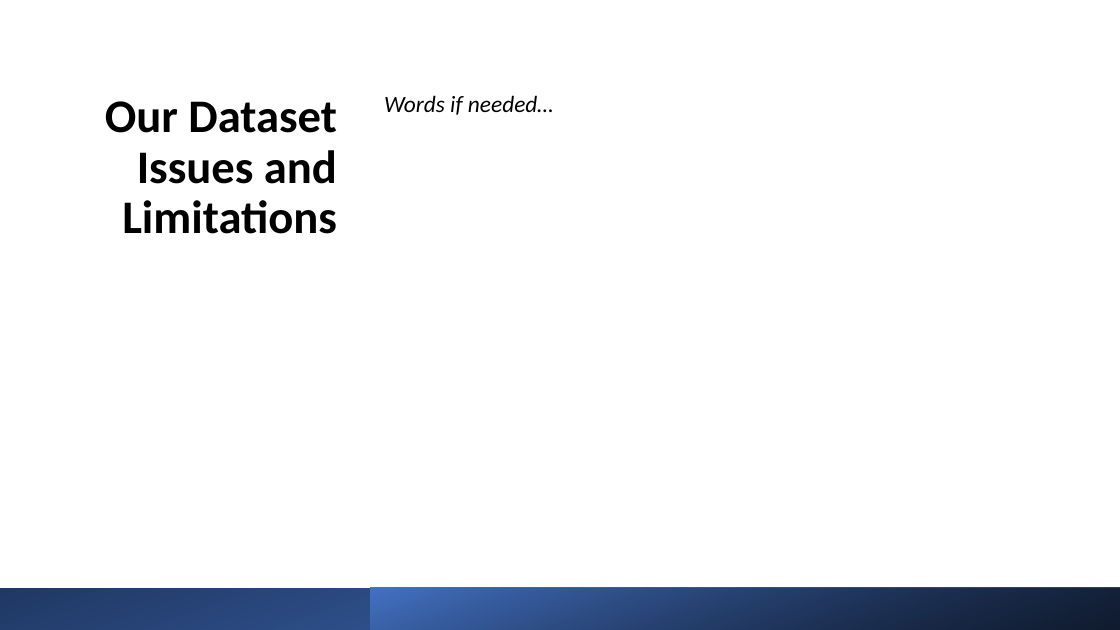
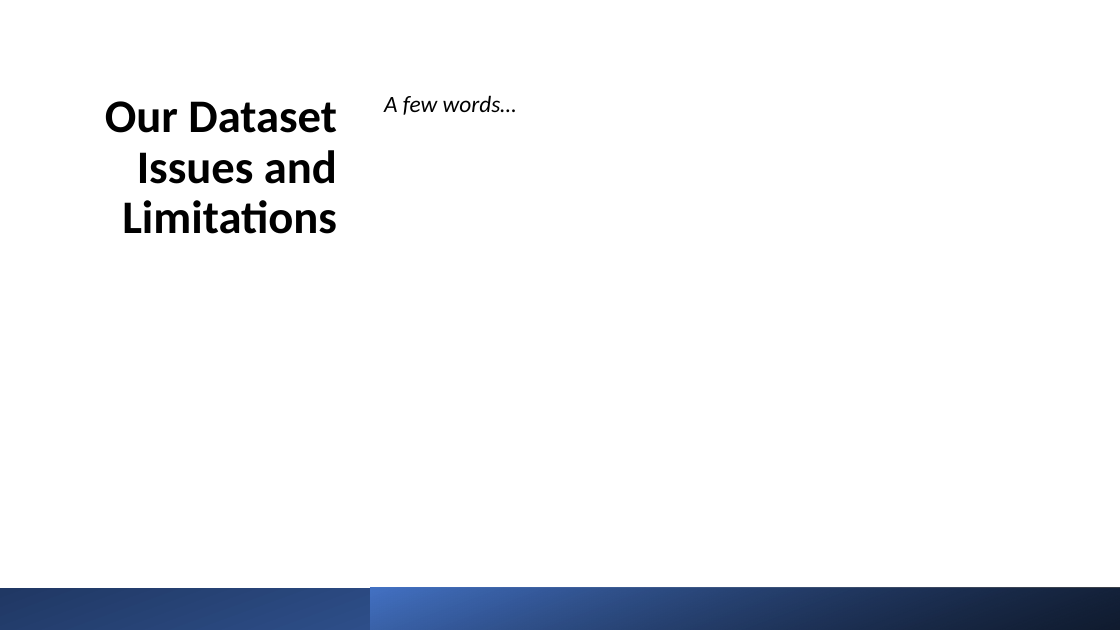
Before and after one commit to harshgit/cs613-final-project, a slide deck: slide 13 of presentation slides/CS613-FinalProject-Presentation.pptx. Drawn at 1120x630 pixels with LibreOffice and Linux fonts; fonts in the diff are those of the drawing. Boxes give left, top, right and bottom in pixels: in the first picture for what was removed or moved away, otherwise in the second. Text is boxed around its words. In the diff, an @@ line names an element or a change of style, - is before the commit and + after.

Commit message:
slides mod

```diff
--- a/presentation slides/CS613-FinalProject-Presentation.pptx
+++ b/presentation slides/CS613-FinalProject-Presentation.pptx
@@ text at (x1=384, y1=95, x2=517, y2=115): text changed @@
-Words if needed…
+A few words…
```
Also in this commit, not shown: 1 other slide changed, 1 other file.
